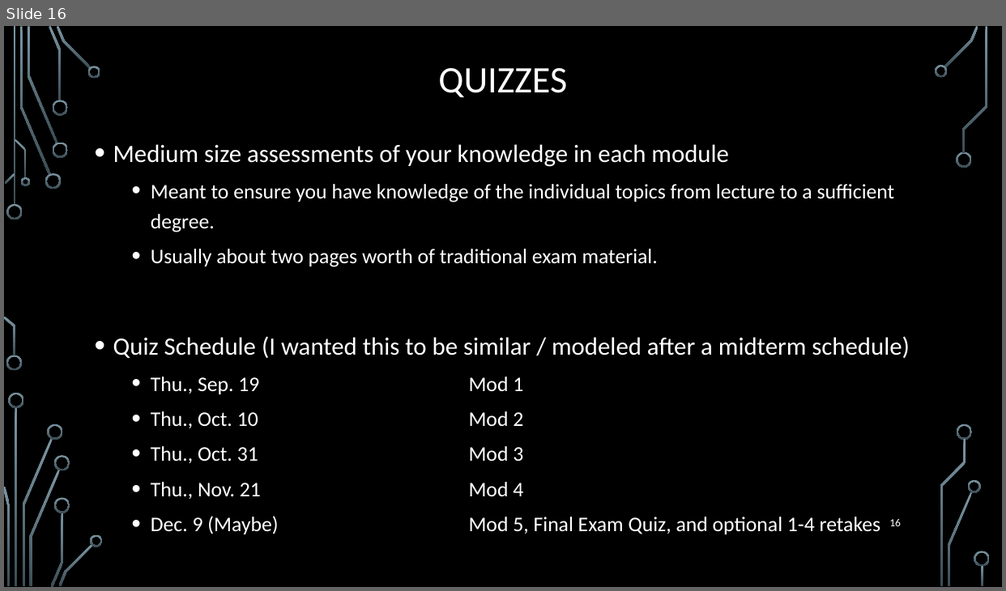
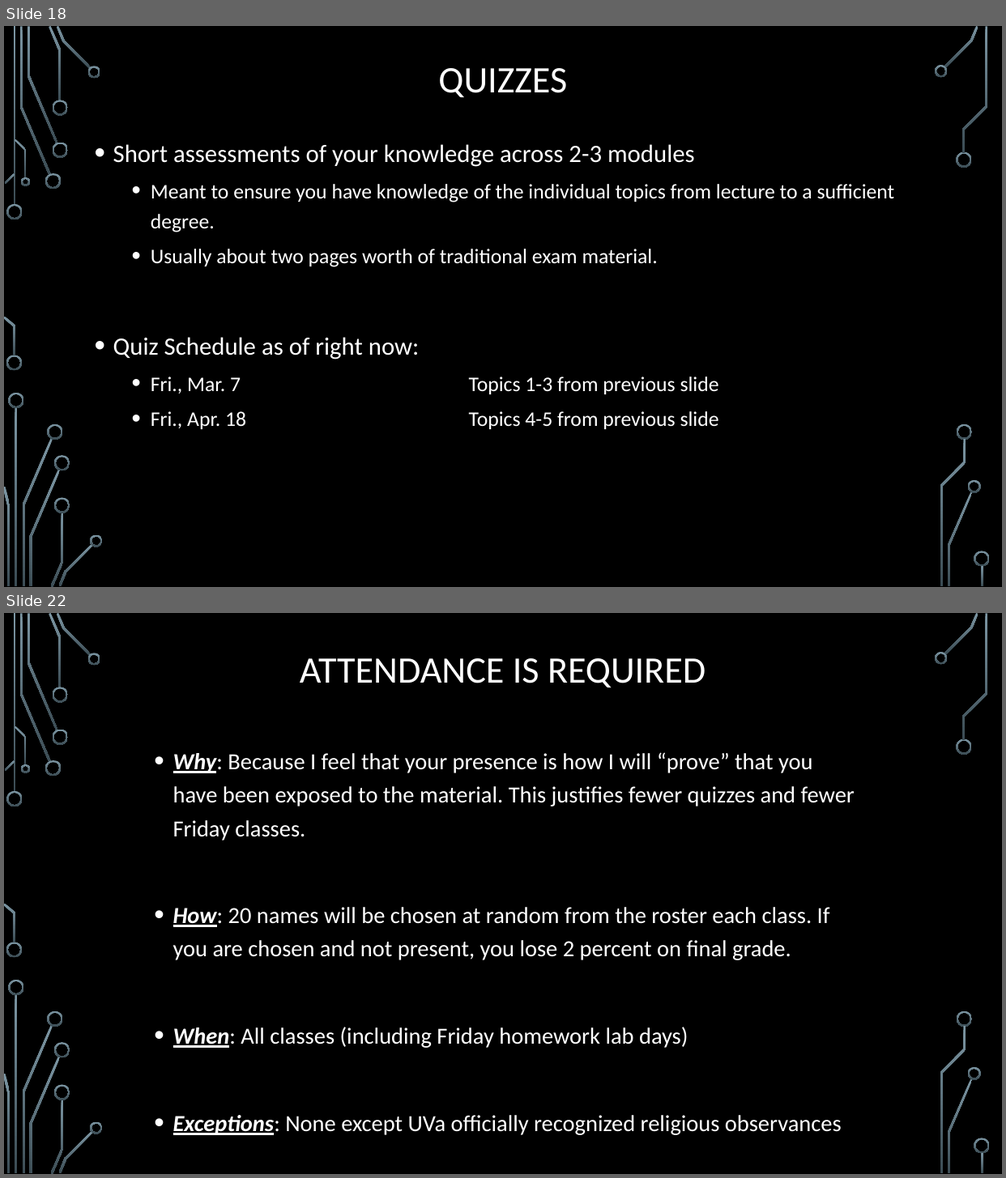
Before and after one commit to janiceeguo/advAlgo, a slide deck: slides/00-CourseIntroduction.pptx. Shown one above the other, each under a label of ours: slide 16 before the commit, slides 18 and 22 after it; the slides between them are not shown. The pictures are 1006x591 and 1006x1178 pixels, drawn with LibreOffice and Linux fonts; fonts in the diff are those of the drawing; background and template pictures are left out. Boxes give left, top, right and bottom in pixels: in the first picture for what was removed or moved away, otherwise in the second. Text is boxed around its words. In the diff, an @@ line names an element or a change of style, - is before the commit and + after.

```diff
--- a/slides/00-CourseIntroduction.pptx
+++ b/slides/00-CourseIntroduction.pptx
@@ slide 22 added at <box>4,613,1002,1174</box>, background picture (left out); not listed: 36 template elements that a slide beside it also shows @@
@@ title added at <box>300,658,705,688</box>, 36 pt, text #FFFFFF @@
+ATTENDANCE IS REQUIRED
@@ text added at <box>173,752,854,1135</box>, 22.2 pt, text #FFFFFF @@
+• Why: Because I feel that your presence is how I will “prove” that you have been exposed to the material. This justifies fewer quizzes and fewer Friday classes.
+• How: 20 names will be chosen at random from the roster each class. If you are chosen and not present, you lose 2 percent on final grade.
+• When: All classes (including Friday homework lab days)
+• Exceptions: None except UVa officially recognized religious observances
@@ what was slide 16 is now slide 18 @@
@@ slide 18 changed as well @@
@@ text at <box>113,144,695,167</box>: text changed @@
-• Medium size assessments of your knowledge in each module
+• Short assessments of your knowledge across 2-3 modules
@@ text at <box>113,337,719,429</box>: text changed @@
-• Quiz Schedule (I wanted this to be similar / modeled after a midterm schedule)
-  • Thu., Sep. 19 Mod 1
-  • Thu., Oct. 10 Mod 2
-  • Thu., Oct. 31 Mod 3
-  • Thu., Nov. 21 Mod 4
-  • Dec. 9 (Maybe) Mod 5, Final Exam Quiz, and optional 1-4 retakes
+• Quiz Schedule as of right now:
+  • Fri., Mar. 7 Topics 1-3 from previous slide
+  • Fri., Apr. 18 Topics 4-5 from previous slide
@@ page number removed at <box>889,519,901,527</box> @@
-16
```
Also in this commit, not shown: 11 other slides changed, 11 other slides added, 17 slides removed, 2 other files.
